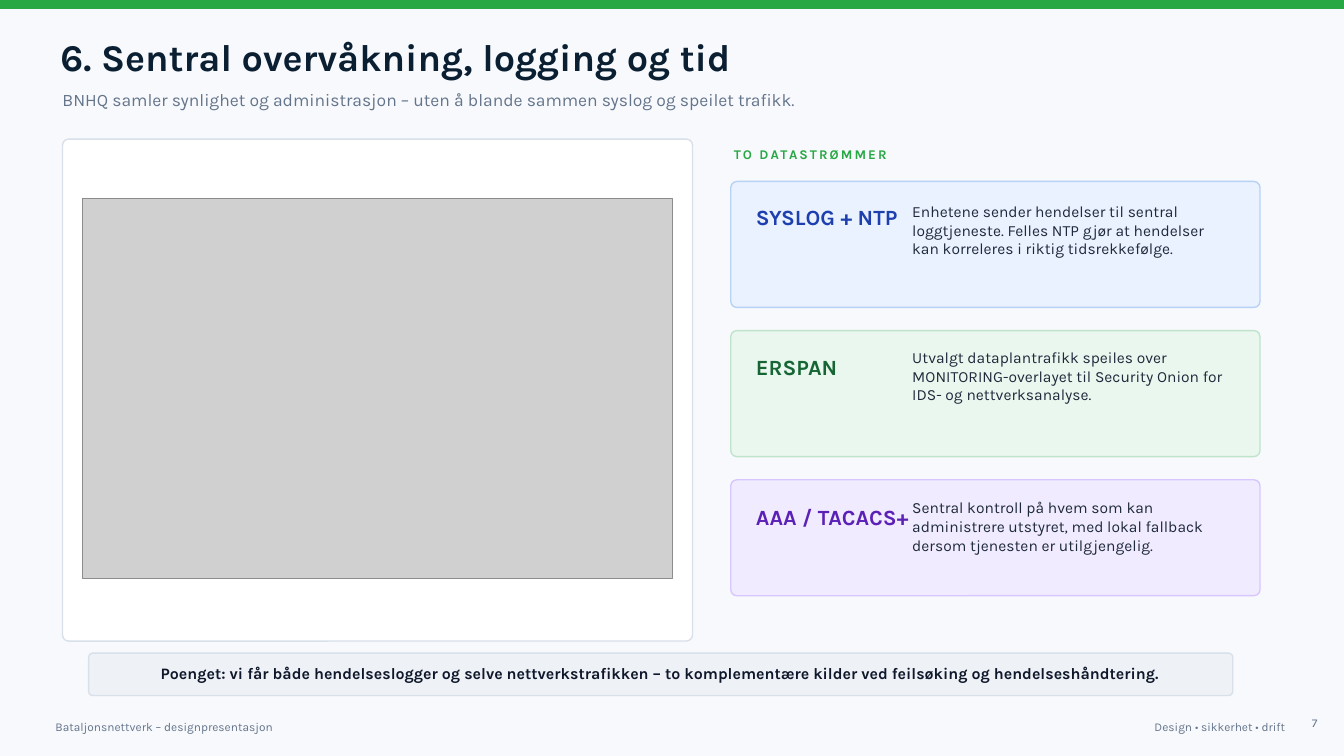
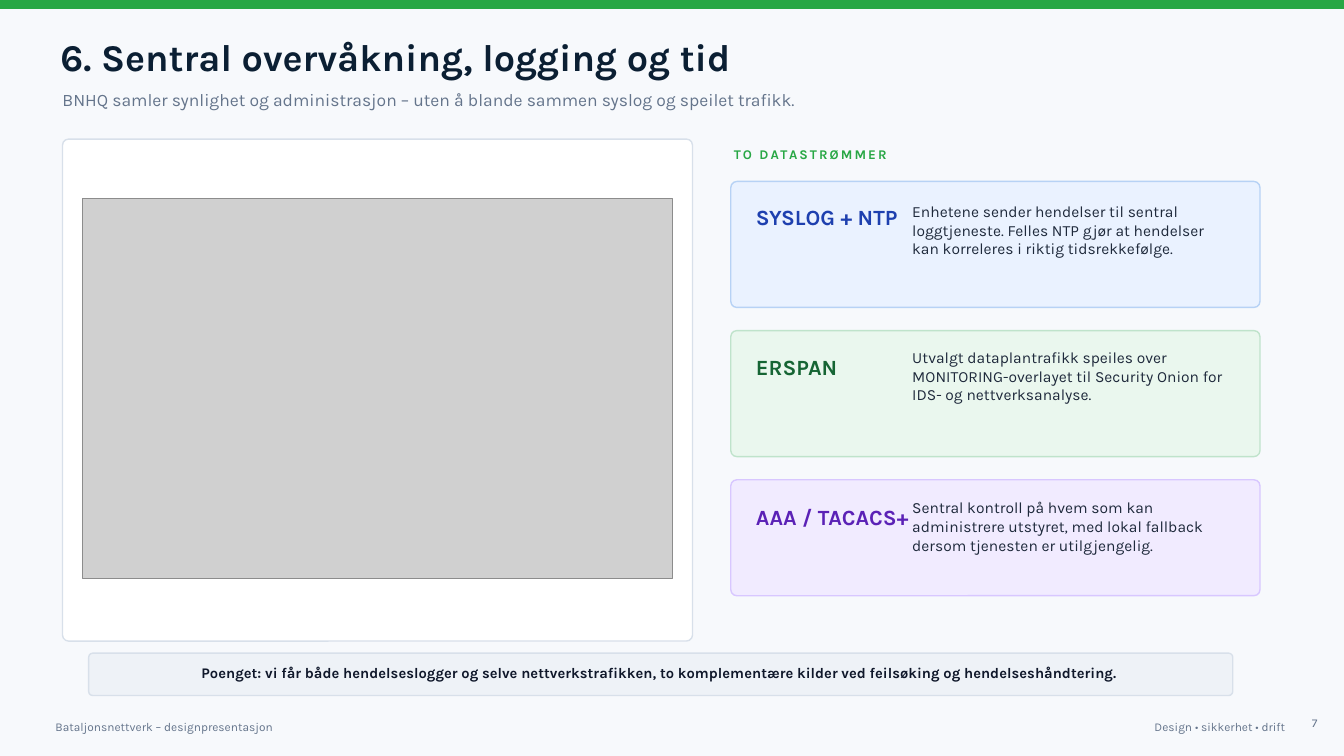
Before and after one commit to Yonatan1717/INI-scripts-and-config, a slide deck: slide 7 of design_presenstasjon.pptx. Drawn at 1344x756 pixels with LibreOffice and Linux fonts; fonts in the diff are those of the drawing; grey boxes stand for pictures. Boxes give left, top, right and bottom in pixels: in the first picture for what was removed or moved away, otherwise in the second. Text is boxed around its words. In the diff, an @@ line names an element or a change of style, - is before the commit and + after.

Commit message:
pres updatae

```diff
--- a/design_presenstasjon.pptx
+++ b/design_presenstasjon.pptx
@@ text at [201,666,1116,682]: text changed; size 11.4 to 10.5 pt @@
-Poenget: vi får både hendelseslogger og selve nettverkstrafikken – to komplementære kilder ved feilsøking og hendelseshåndtering.
+Poenget: vi får både hendelseslogger og selve nettverkstrafikken, to komplementære kilder ved feilsøking og hendelseshåndtering.
```
